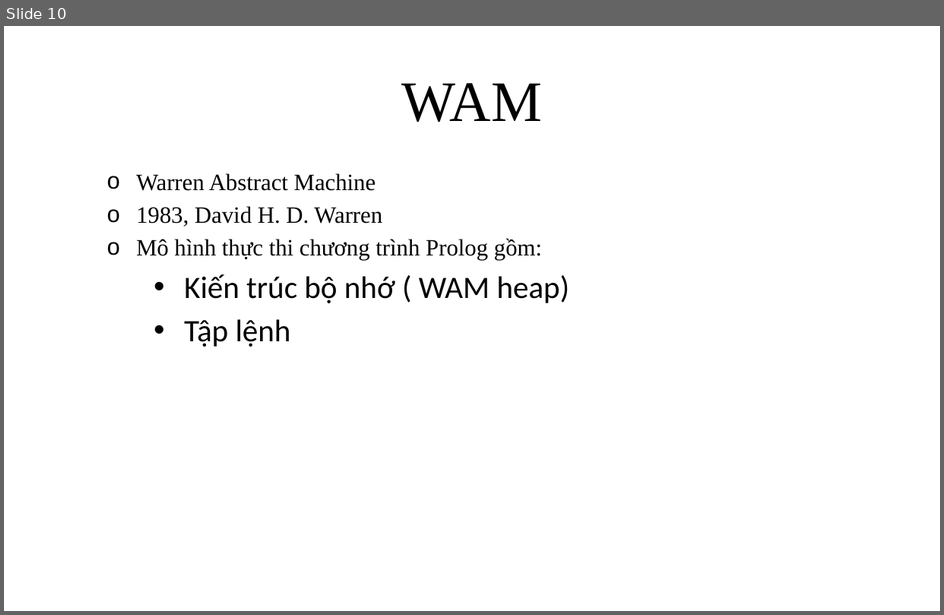
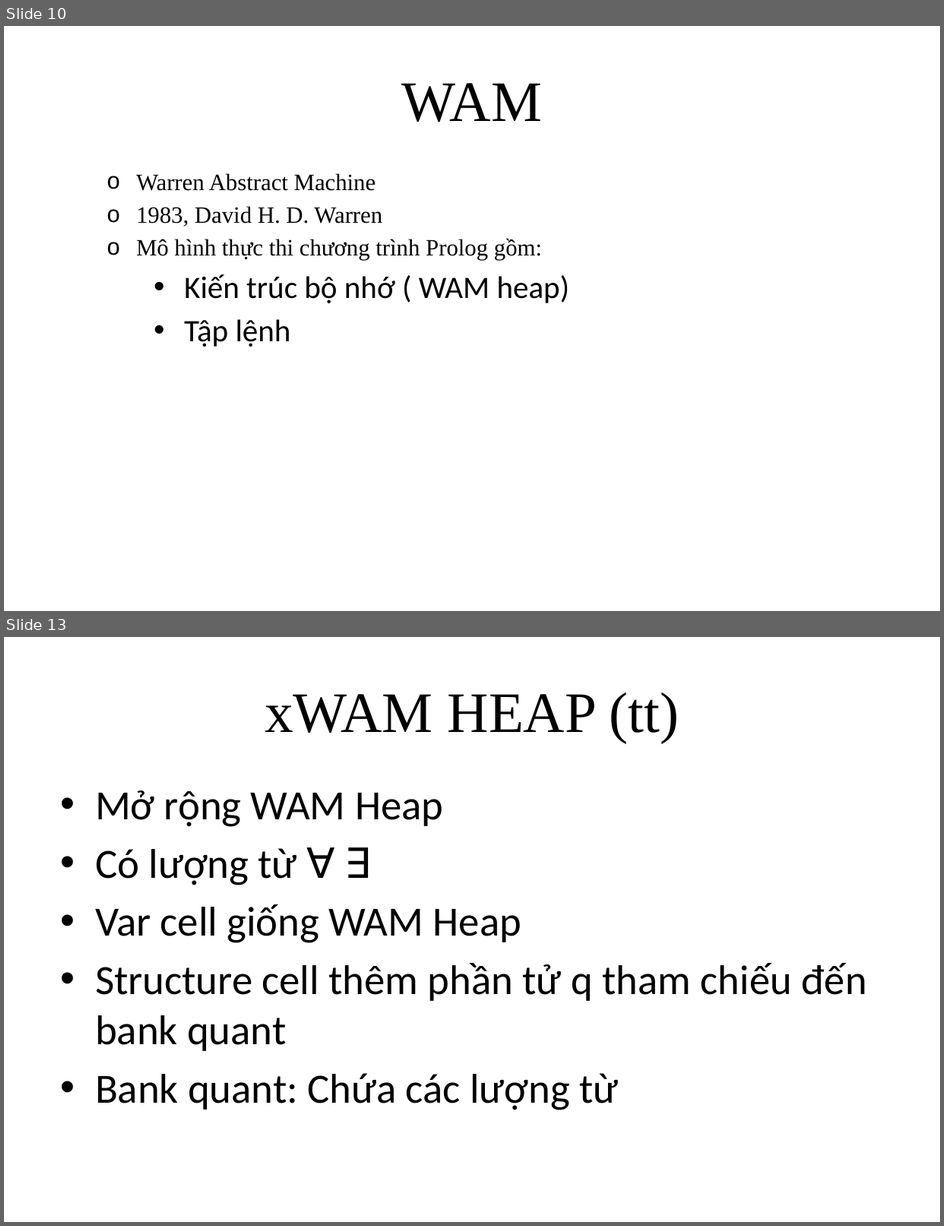
Before and after one commit to giang-rocker/logic, a slide deck: Report/SUY LUẬN TỰ NHIÊN.pptx. Shown one above the other, each under a label of ours: slide 10 before the commit, slides 10 and 13 after it; the slides between them are not shown. The pictures are 944x615 and 944x1226 pixels, drawn with LibreOffice and Linux fonts; fonts in the diff are those of the drawing. Boxes give left, top, right and bottom in pixels: in the first picture for what was removed or moved away, otherwise in the second. Text is boxed around its words. In the diff, an @@ line names an element or a change of style, - is before the commit and + after.

```diff
--- a/Report/SUY LUẬN TỰ NHIÊN.pptx
+++ b/Report/SUY LUẬN TỰ NHIÊN.pptx
@@ slide 13 added at [4,637,940,1222], background #FFFFFF @@
@@ title added at [265,692,679,743], 44 pt, text #000000 @@
+xWAM HEAP (tt)
@@ text added at [95,791,867,1110], 32 pt, text #000000 @@
+• Mở rộng WAM Heap
+• Có lượng từ ∀ ∃
+• Var cell giống WAM Heap
+• Structure cell thêm phần tử q tham chiếu đến bank quant
+• Bank quant: Chứa các lượng từ
```
Also in this commit, not shown: 9 slides changed, 4 other slides added, 13 slides removed.
